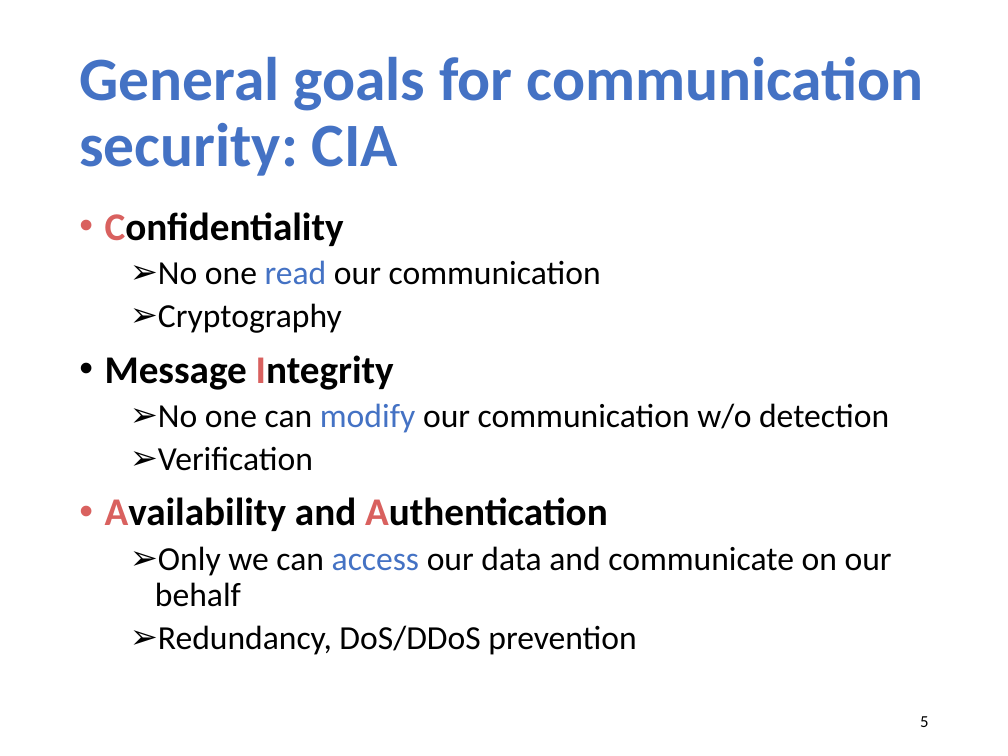
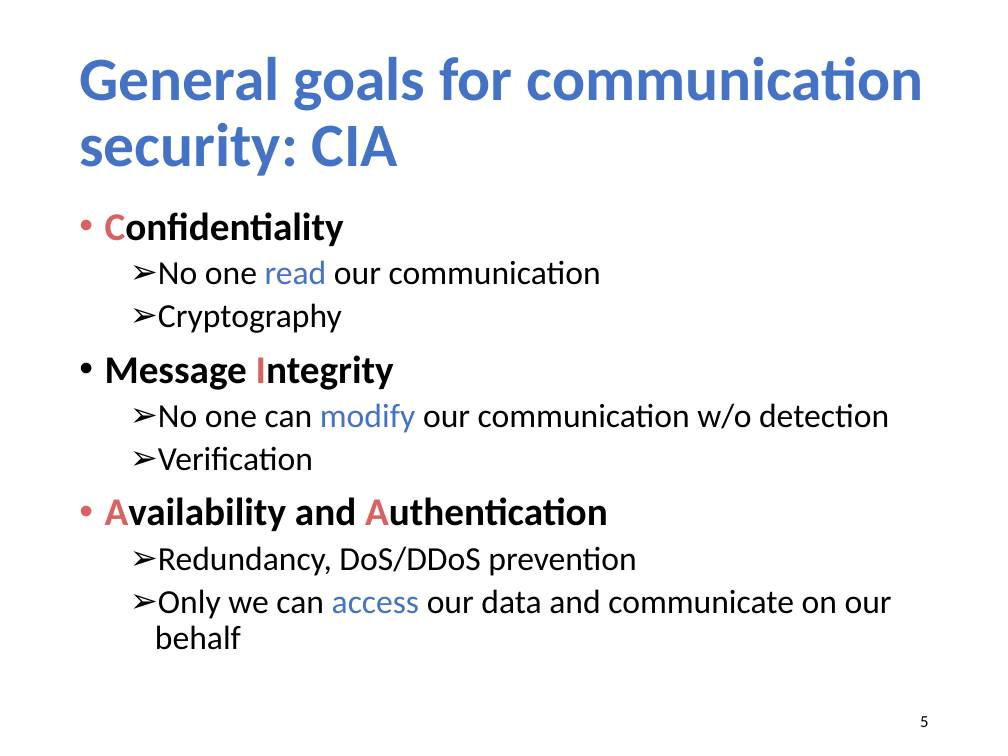
Before and after one commit to xinjin/course-net, a slide deck: slide 5 of slides/lec21_security.pptx. Drawn at 1008x756 pixels with LibreOffice and Linux fonts; fonts in the diff are those of the drawing. Boxes give left, top, right and bottom in pixels: in the first picture for what was removed or moved away, otherwise in the second. Text is boxed around its words. In the diff, an @@ line names an element or a change of style, - is before the commit and + after.

```diff
--- a/slides/lec21_security.pptx
+++ b/slides/lec21_security.pptx
@@ text at bbox=[158, 546, 636, 576]: paragraph added @@
+  ➢ Redundancy, DoS/DDoS prevention
@@ text at bbox=[158, 625, 636, 655]: paragraph removed @@
-  ➢ Redundancy, DoS/DDoS prevention
```
Also in this commit, not shown: 3 other slides changed, 2 other files.
